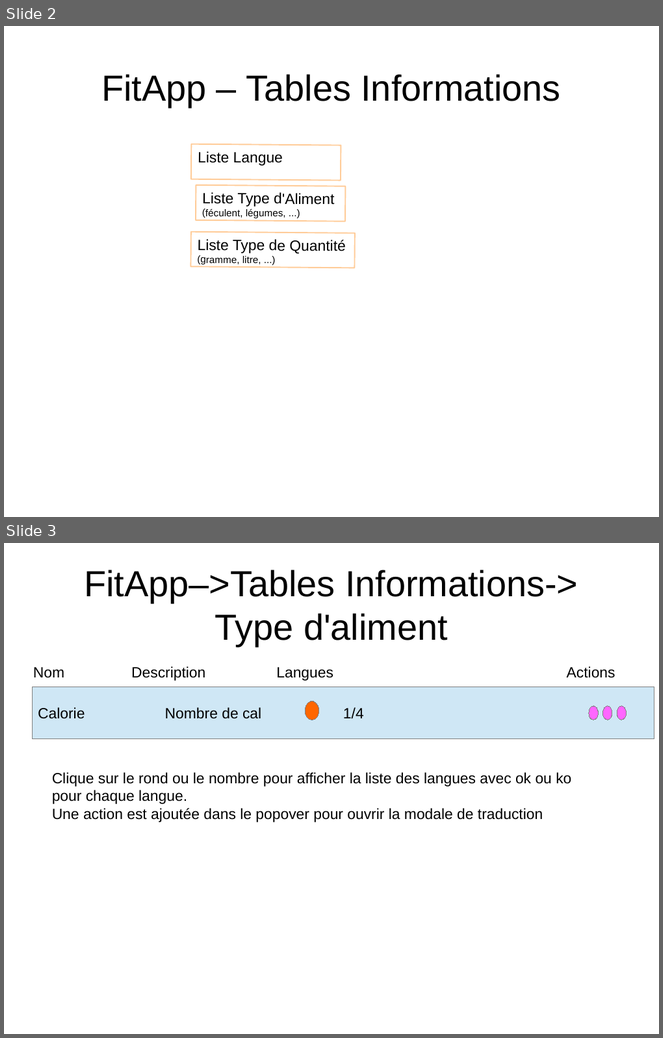
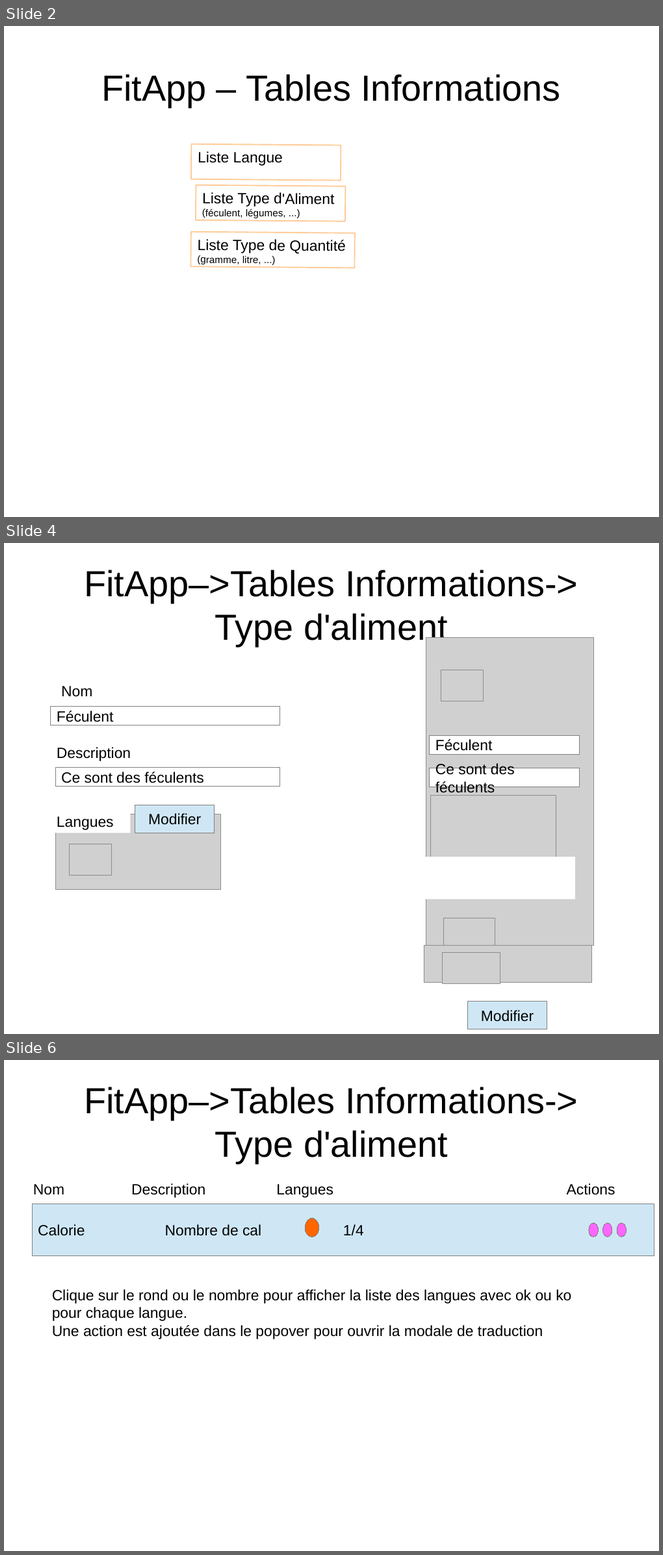
Before and after one commit to NicolasGavard/WebVysionSportV2, a slide deck: Documentations/FitApp - Table Informations v1.02.odp. Shown one above the other, each under a label of ours: slides 2 and 3 before the commit, slides 2, 4 and 6 after it; the slides between them are not shown. The pictures are 663x1038 and 663x1555 pixels, drawn with LibreOffice and Linux fonts; fonts in the diff are those of the drawing; grey boxes stand for pictures. Boxes give left, top, right and bottom in pixels: in the first picture for what was removed or moved away, otherwise in the second. Text is boxed around its words. In the diff, an @@ line names an element or a change of style, - is before the commit and + after.

```diff
--- a/Documentations/FitApp - Table Informations v1.02.odp
+++ b/Documentations/FitApp - Table Informations v1.02.odp
@@ slide 4 added at (4, 543, 659, 1034), background #FFFFFF @@
@@ title added at (84, 570, 578, 646), 44 pt, text #000000 @@
+FitApp–>Tables Informations->
+Type d'aliment
@@ picture added at (426, 637, 594, 945) @@
@@ picture added at (441, 670, 484, 701) @@
@@ text added at (61, 686, 92, 697), 18 pt, text #000000 @@
+Nom
@@ rectangle added at (51, 707, 280, 726), outline #808080 0 pt, 18 pt, text #000000 @@
+Féculent
@@ rectangle added at (430, 735, 579, 754), fill #FFFFFF, outline #808080 0 pt, 18 pt, text #000000 @@
+Féculent
@@ text added at (57, 747, 131, 761), 18 pt, text #000000 @@
+Description
@@ rectangle added at (56, 768, 280, 786), fill #FFFFFF, outline #808080 0 pt, 18 pt, text #000000 @@
+Ce sont des féculents
@@ rectangle added at (430, 769, 579, 787), fill #FFFFFF, outline #808080 0 pt, 18 pt, text #000000 @@
+Ce sont des féculents
@@ picture added at (431, 796, 556, 858) @@
@@ rectangle added at (51, 810, 131, 833), fill #FFFFFF, 18 pt, text #000000 @@
+Langues
@@ picture added at (56, 815, 221, 890) @@
@@ rectangle added at (135, 805, 215, 833), fill #CFE7F5, outline #808080 0 pt, 18 pt, text #000000 @@
+Modifier
@@ picture added at (70, 845, 112, 875) @@
@@ rectangle added at (426, 857, 575, 899), fill #FFFFFF @@
@@ picture added at (444, 918, 495, 945) @@
@@ picture added at (425, 945, 592, 983) @@
@@ picture added at (443, 953, 501, 984) @@
@@ rectangle added at (467, 1002, 547, 1030), fill #CFE7F5, outline #808080 0 pt, 18 pt, text #000000 @@
+Modifier
@@ what was slide 3 is now slide 6 @@
```
Also in this commit, not shown: 2 other slides added, 2 other files.
